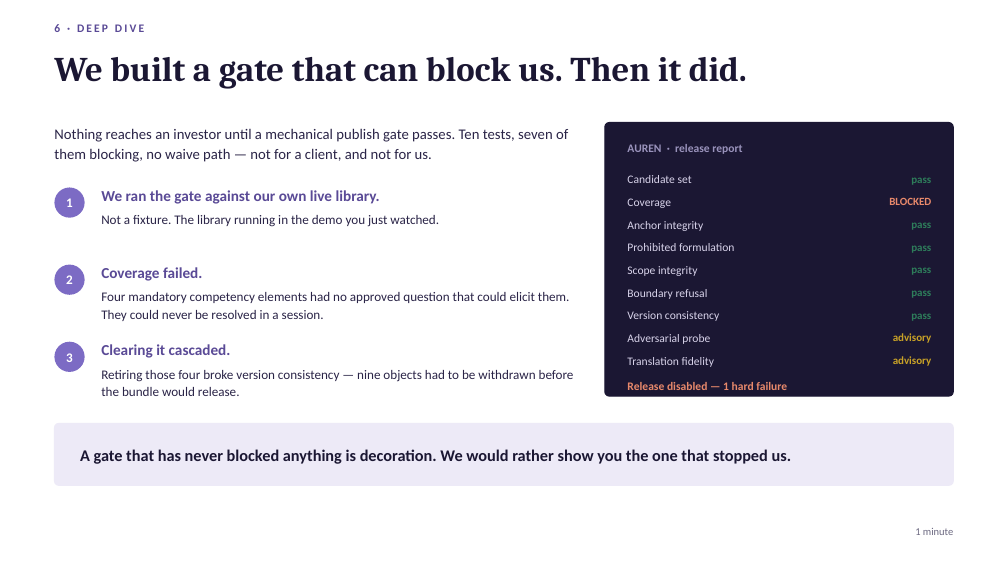
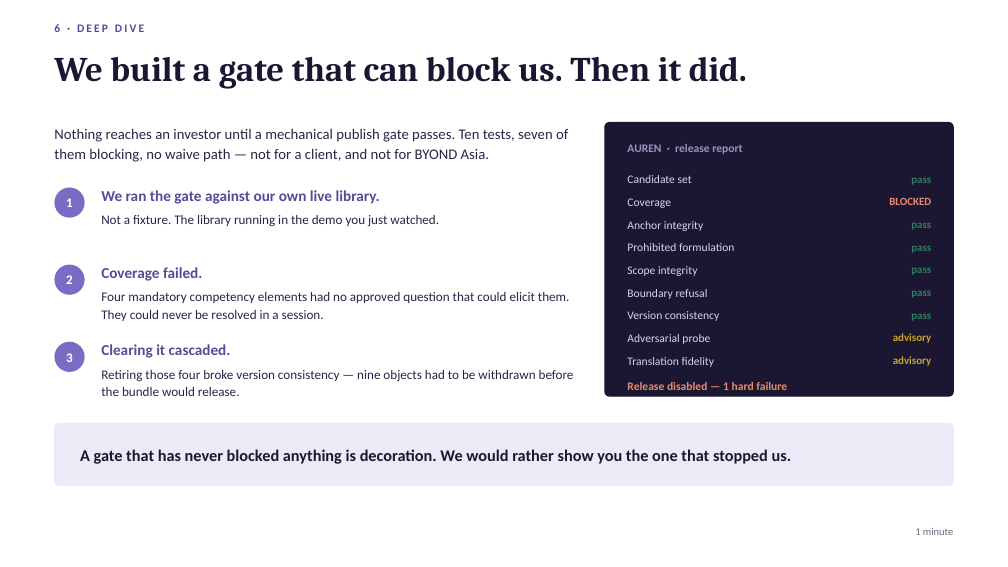
Before and after one commit to Fred-Byond/dengar, a slide deck: slide 7 of docs/AUREN-IOSCO-TechSprint-Demo-Day.pptx. Drawn at 1008x567 pixels with LibreOffice and Linux fonts; fonts in the diff are those of the drawing. Boxes give left, top, right and bottom in pixels: in the first picture for what was removed or moved away, otherwise in the second. Text is boxed around its words. In the diff, an @@ line names an element or a change of style, - is before the commit and + after.

```diff
--- a/docs/AUREN-IOSCO-TechSprint-Demo-Day.pptx
+++ b/docs/AUREN-IOSCO-TechSprint-Demo-Day.pptx
@@ text at (x1=54, y1=128, x2=568, y2=162): text changed @@
-Nothing reaches an investor until a mechanical publish gate passes. Ten tests, seven of them blocking, no waive path — not for a client, and not for us.
+Nothing reaches an investor until a mechanical publish gate passes. Ten tests, seven of them blocking, no waive path — not for a client, and not for BYOND Asia.
```
Also in this commit, not shown: 4 other slides changed, 1 other file.
